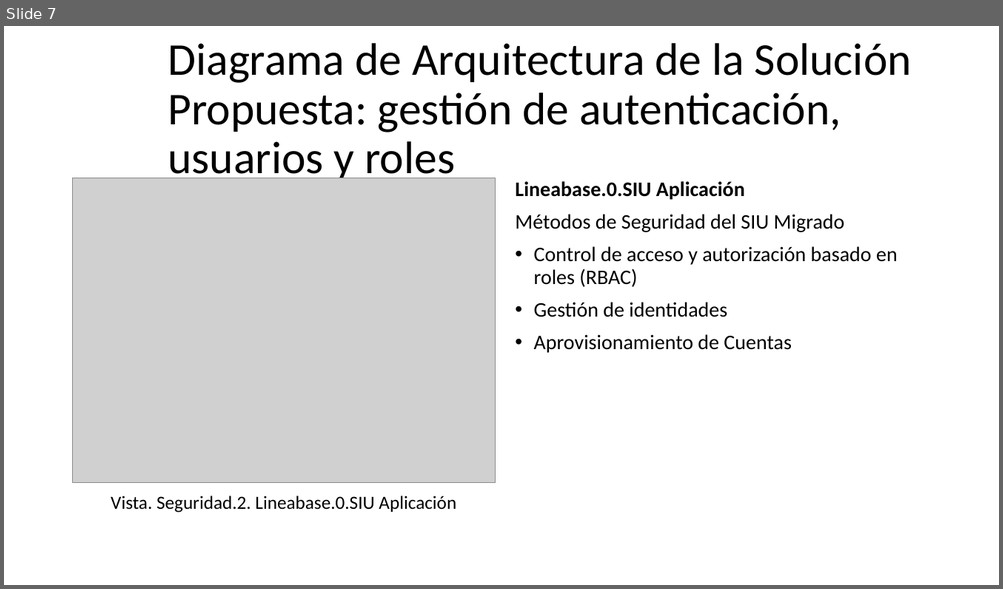
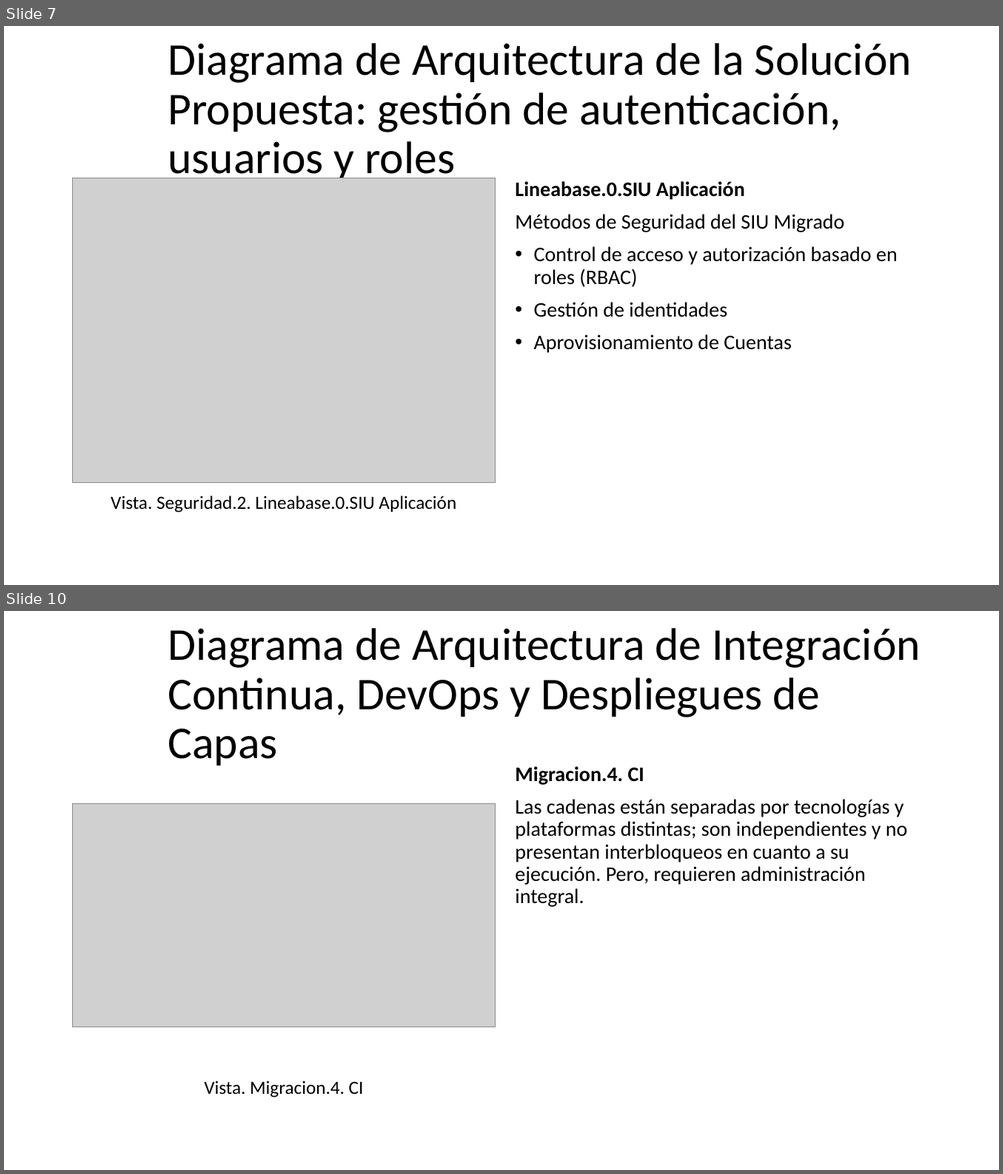
Before and after one commit to hwong23/pgn-078, a slide deck: content/pptxoutpt.pptx. Shown one above the other, each under a label of ours: slide 7 before the commit, slides 7 and 10 after it; the slides between them are not shown. The pictures are 1003x589 and 1003x1174 pixels, drawn with LibreOffice and Linux fonts; fonts in the diff are those of the drawing; grey boxes stand for pictures. Boxes give left, top, right and bottom in pixels: in the first picture for what was removed or moved away, otherwise in the second. Text is boxed around its words. In the diff, an @@ line names an element or a change of style, - is before the commit and + after.

```diff
--- a/content/pptxoutpt.pptx
+++ b/content/pptxoutpt.pptx
@@ slide 10 added at (4, 611, 999, 1170), background #FFFFFF @@
@@ title added at (168, 628, 920, 766), 44 pt, text #000000 @@
+Diagrama de Arquitectura de Integración Continua, DevOps y Despliegues de Capas
@@ text added at (515, 766, 907, 907), 20 pt, text #000000 @@
+Migracion.4. CI
+Las cadenas están separadas por tecnologías y plataformas distintas; son independientes y no presentan interbloqueos en cuanto a su ejecución. Pero, requieren administración integral.
@@ picture added at (73, 803, 495, 1028) @@
@@ text added at (204, 1081, 364, 1098), 18 pt, text #000000 @@
+Vista. Migracion.4. CI
```
Also in this commit, not shown: 1 slide changed, 2 other slides added, 1 slide removed, 4 other files.
